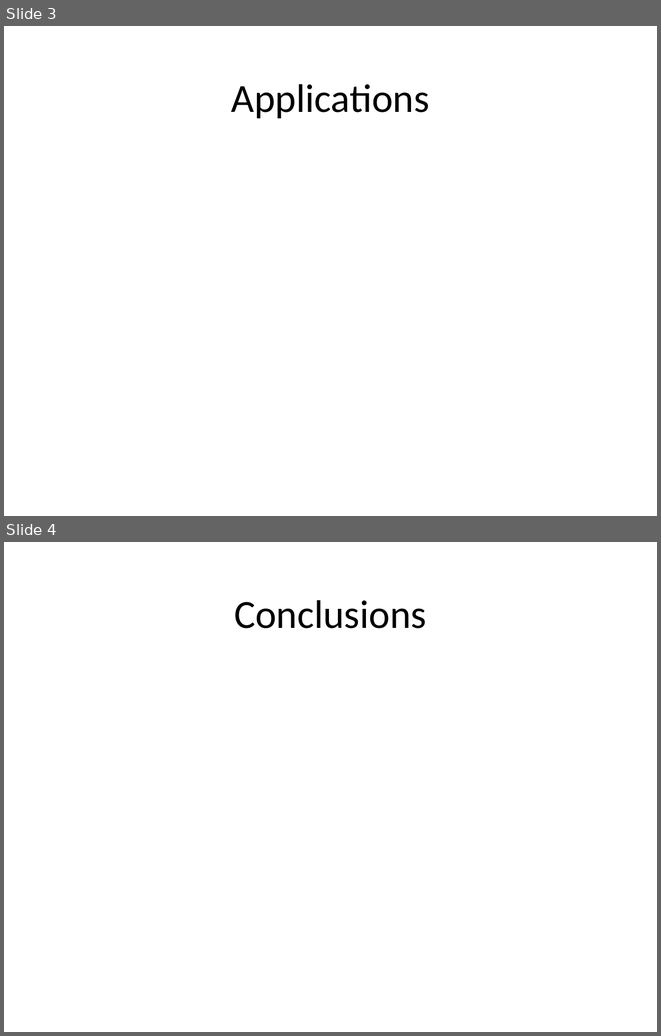
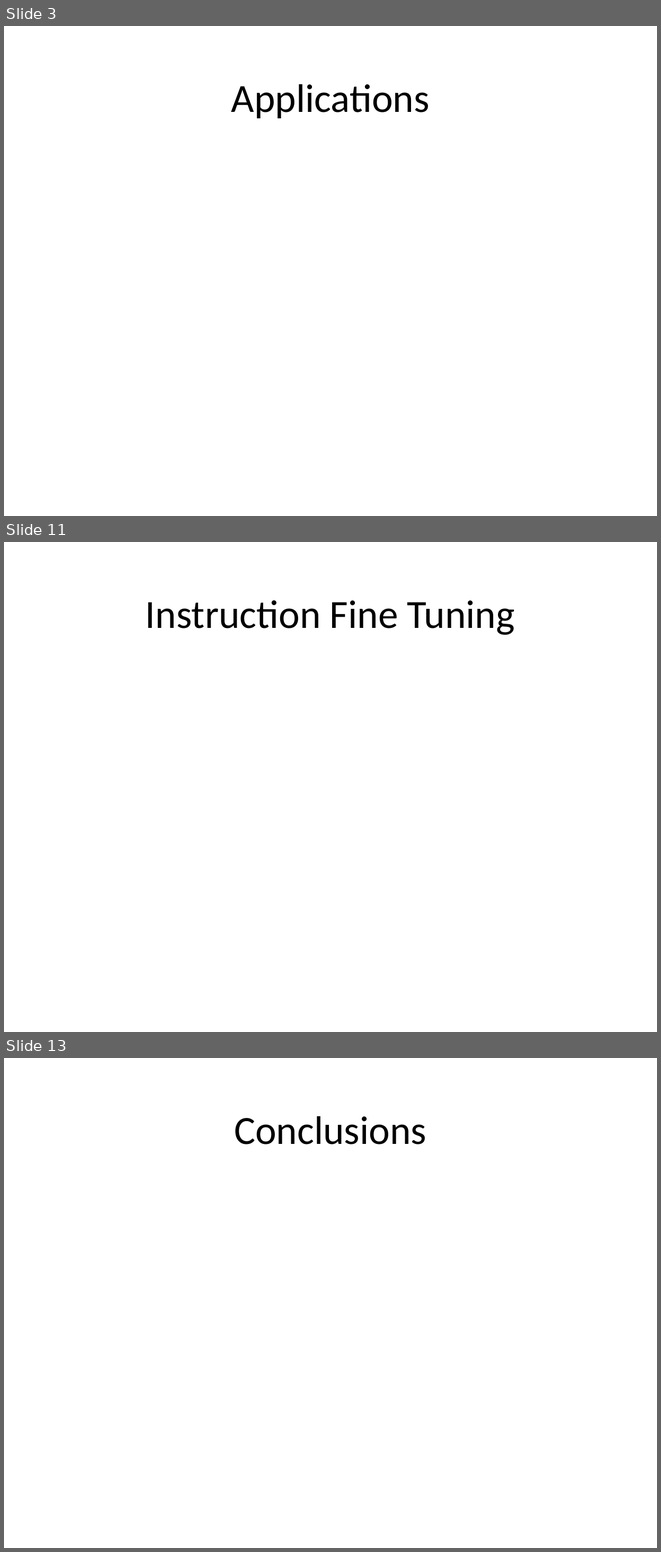
Before and after one commit to look4pritam/LargeLanguageModels, a slide deck: Presentations/LargeLanguageModels.pptx. Shown one above the other, each under a label of ours: slides 3 and 4 before the commit, slides 3, 11 and 13 after it; the slides between them are not shown. The pictures are 661x1036 and 661x1552 pixels, drawn with LibreOffice and Linux fonts; fonts in the diff are those of the drawing. Boxes give left, top, right and bottom in pixels: in the first picture for what was removed or moved away, otherwise in the second. Text is boxed around its words. In the diff, an @@ line names an element or a change of style, - is before the commit and + after.

```diff
--- a/Presentations/LargeLanguageModels.pptx
+++ b/Presentations/LargeLanguageModels.pptx
@@ slide 11 added at [4, 542, 657, 1032], background #FFFFFF @@
@@ title added at [146, 600, 515, 635], 44 pt, text #000000 @@
+Instruction Fine Tuning
@@ what was slide 4 is now slide 13 @@
```
Also in this commit, not shown: 2 slides changed, 8 other slides added.
